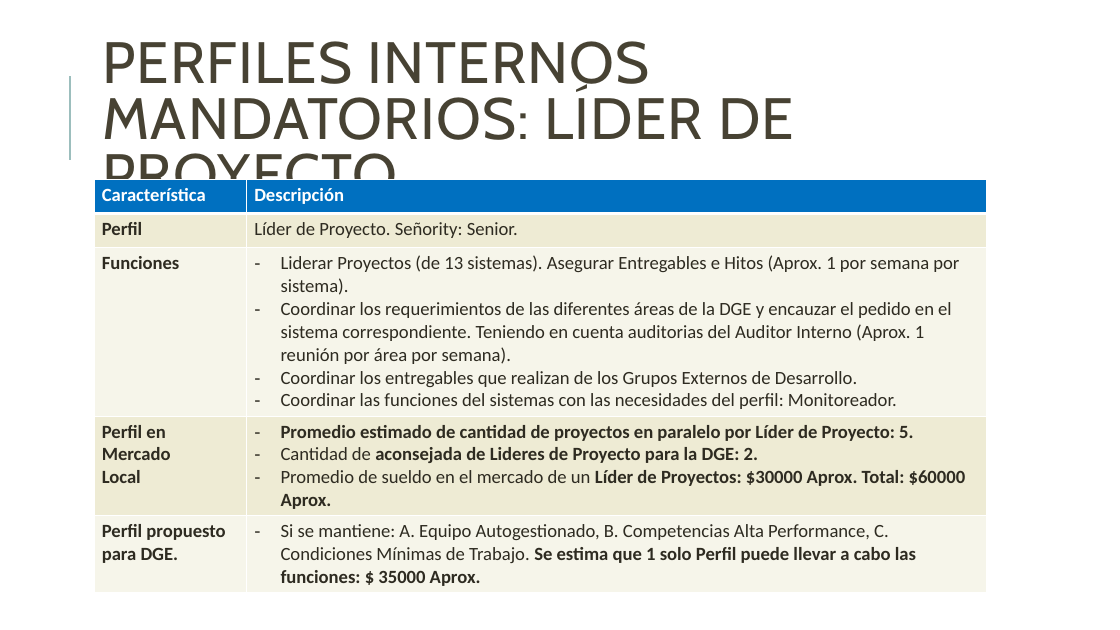
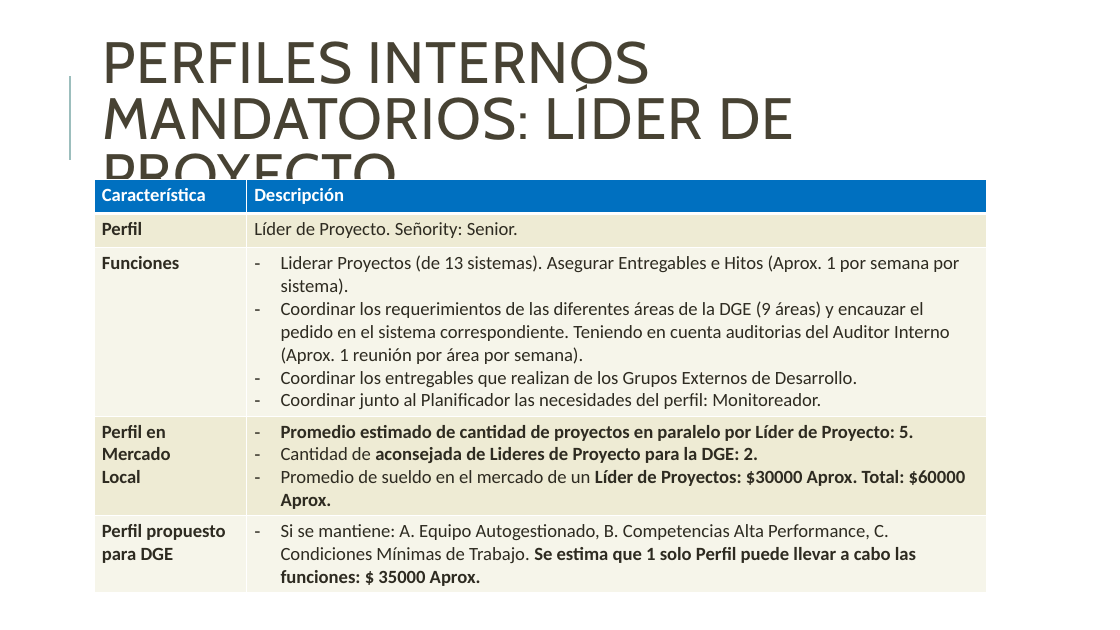
Before and after one commit to jsrxar/dge, a slide deck: slide 33 of 1-general/1-presentaciones/planificacion-control-presentacion-v2.pptx (slide 32 before the commit). Drawn at 1120x630 pixels with LibreOffice and Linux fonts; fonts in the diff are those of the drawing. Boxes give left, top, right and bottom in pixels: in the first picture for what was removed or moved away, otherwise in the second. Text is boxed around its words. In the diff, an @@ line names an element or a change of style, - is before the commit and + after.

Commit message:
Agregado de perfiles

```diff
--- a/1-general/1-presentaciones/planificacion-control-presentacion-v2.pptx
+++ b/1-general/1-presentaciones/planificacion-control-presentacion-v2.pptx
@@ table at [94, 180, 987, 590] @@
-row 3, column 2: Liderar Proyectos (de 13 sistemas). Asegurar Entregables e Hitos (Aprox. 1 por semana por sistema). / Coordinar los requerimientos de las diferentes áreas de la DGE y encauzar el pedido en el sistema correspondiente. Teniendo en cuenta auditorias del Auditor Interno (Aprox. 1 reunión por área por semana). / Coordinar los entregables que realizan de los Grupos Externos de Desarrollo. / Coordinar las funciones del sistemas con las necesidades del perfil: Monitoreador.
+row 3, column 2: Liderar Proyectos (de 13 sistemas). Asegurar Entregables e Hitos (Aprox. 1 por semana por sistema). / Coordinar los requerimientos de las diferentes áreas de la DGE (9 áreas) y encauzar el pedido en el sistema correspondiente. Teniendo en cuenta auditorias del Auditor Interno (Aprox. 1 reunión por área por semana). / Coordinar los entregables que realizan de los Grupos Externos de Desarrollo. / Coordinar junto al Planificador las necesidades del perfil: Monitoreador.
-row 5, column 1: Perfil propuesto para DGE.
+row 5, column 1: Perfil propuesto para DGE
```
Also in this commit, not shown: 9 other slides changed.
